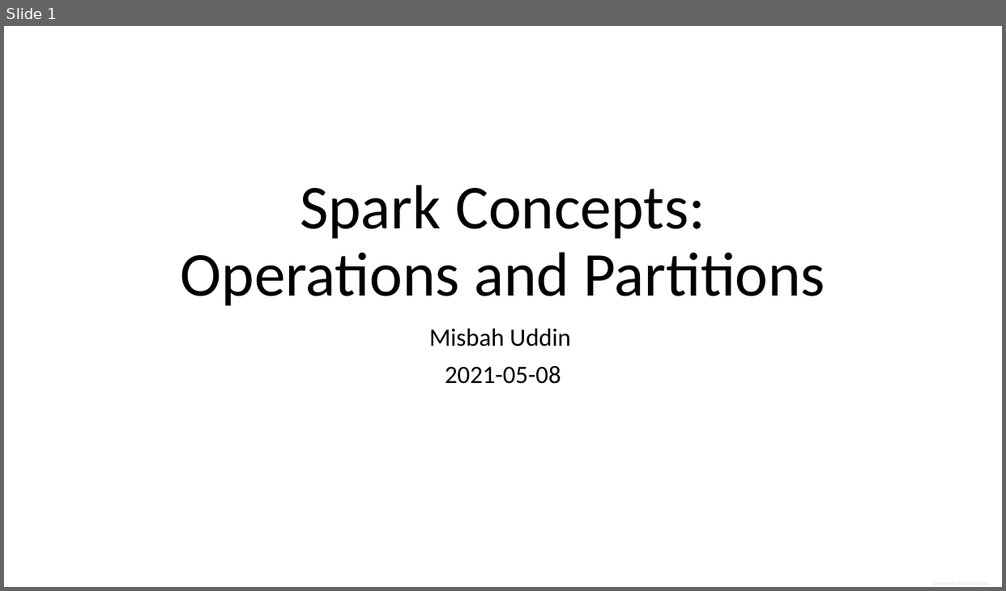
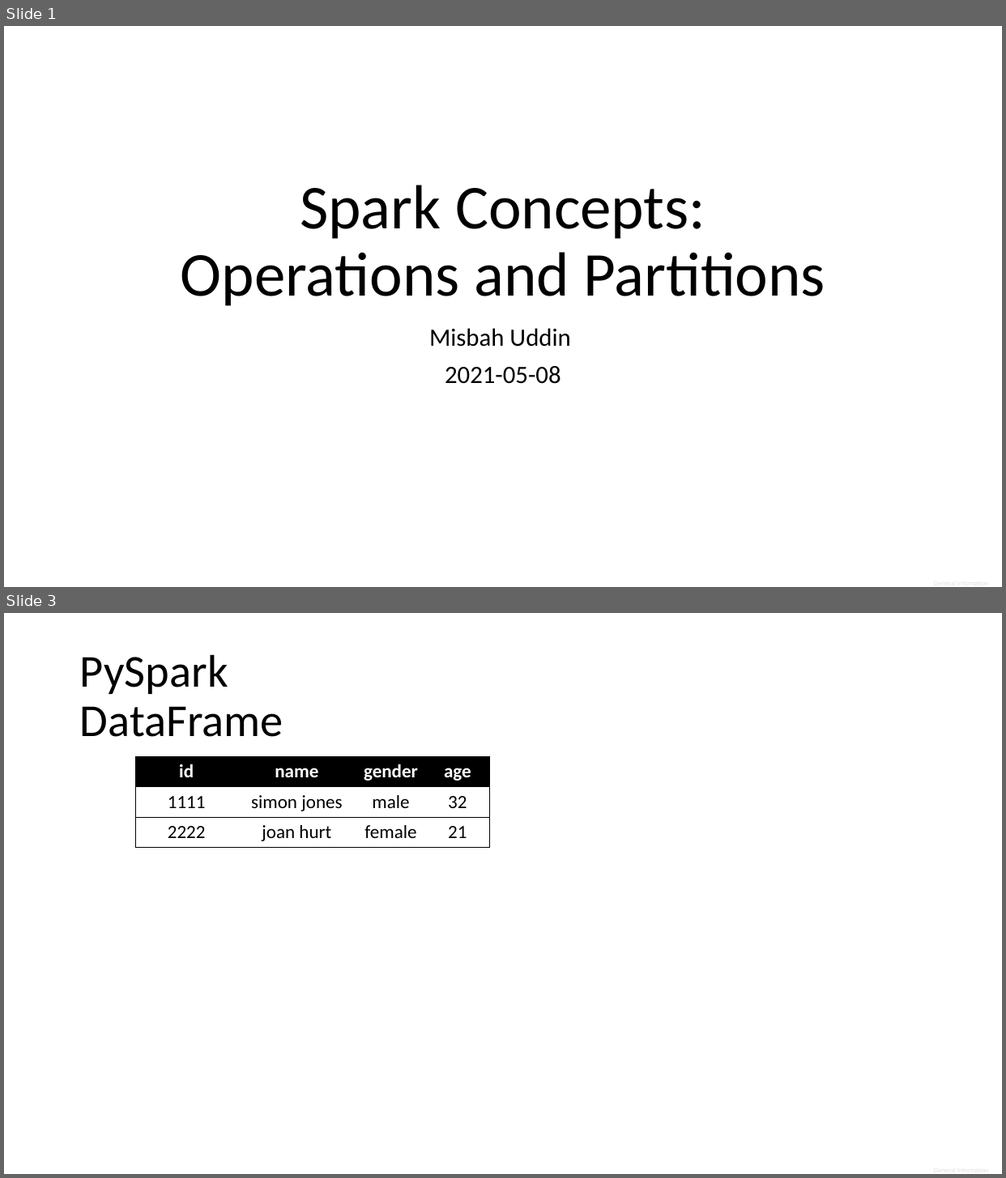
Before and after one commit to misbah-uddin/medium-articles, a slide deck: spark/operations_and_partitions/spark_operations_partitions_graphics.pptx. Shown one above the other, each under a label of ours: slide 1 before the commit, slides 1 and 3 after it; the slides between them are not shown. The pictures are 1006x591 and 1006x1178 pixels, drawn with LibreOffice and Linux fonts; fonts in the diff are those of the drawing. Boxes give left, top, right and bottom in pixels: in the first picture for what was removed or moved away, otherwise in the second. Text is boxed around its words. In the diff, an @@ line names an element or a change of style, - is before the commit and + after.

```diff
--- a/spark/operations_and_partitions/spark_operations_partitions_graphics.pptx
+++ b/spark/operations_and_partitions/spark_operations_partitions_graphics.pptx
@@ slide 3 added at box(4, 613, 1002, 1174), background #FFFFFF @@
@@ title added at box(80, 654, 283, 737), 44 pt, text #000000 @@
+PySpark DataFrame
@@ table added at box(135, 756, 489, 847), 3 rows, 4 columns @@
+id | name | gender | age
+1111 | simon jones | male | 32
+2222 | joan hurt | female | 21
```
Also in this commit, not shown: 4 other slides added, 6 other files.
